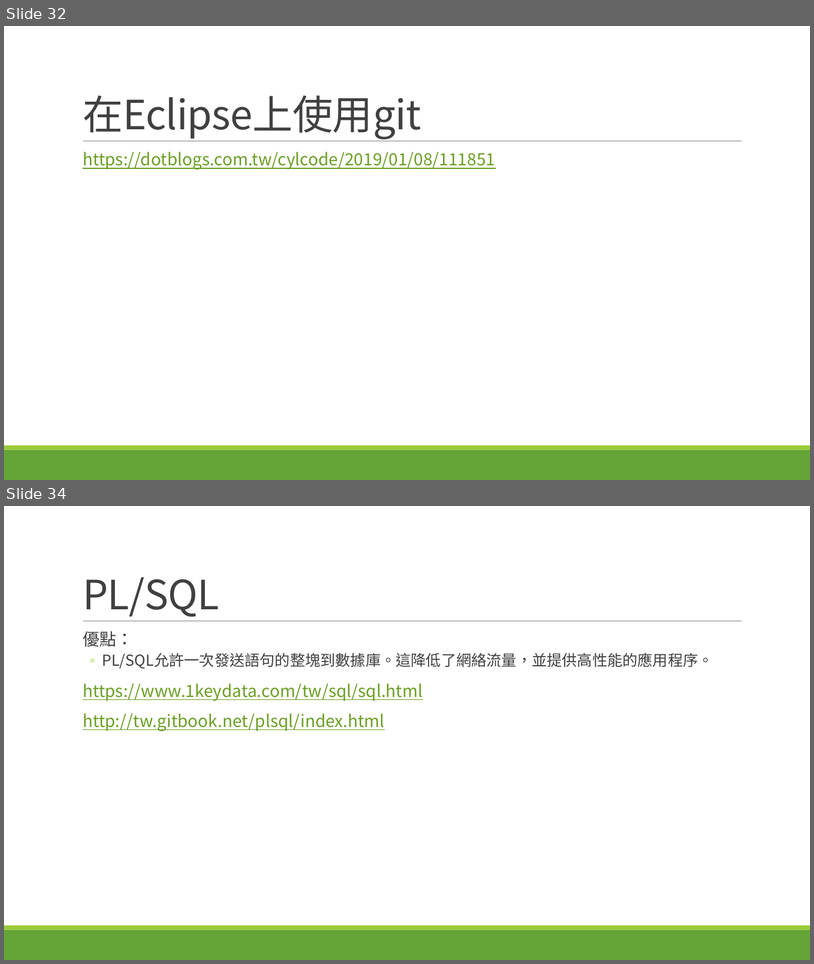
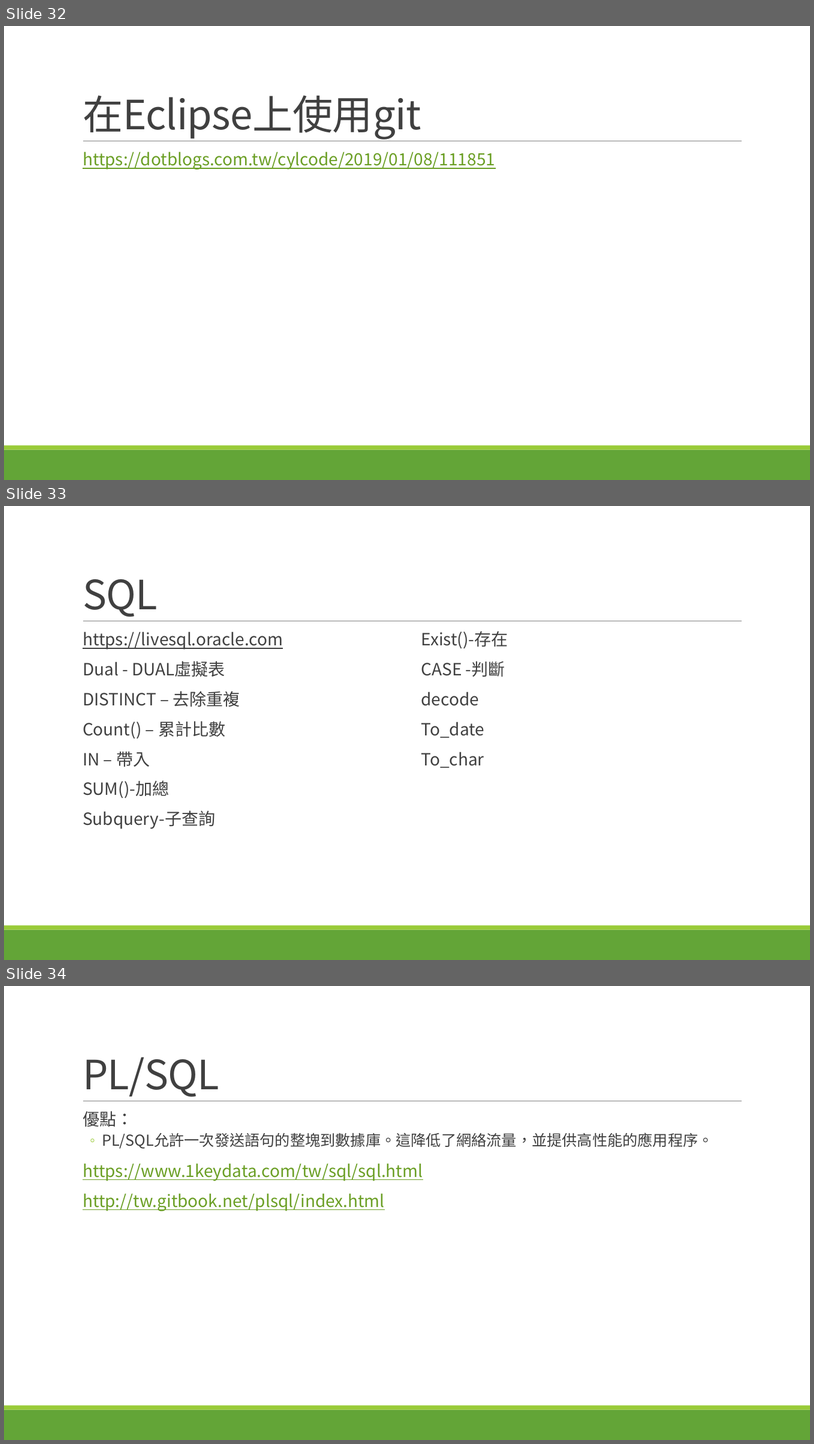
Before and after one commit to itmrchow/git-Eclipse, a slide deck: git-Eclipse/WebContent/台壽CMS通路組專案簡介.pptx. Shown one above the other, each under a label of ours: slides 32 and 34 before the commit, slides 32, 33 and 34 after it; the slides between them are not shown. The pictures are 814x964 and 814x1444 pixels, drawn with LibreOffice and Linux fonts; fonts in the diff are those of the drawing. Boxes give left, top, right and bottom in pixels: in the first picture for what was removed or moved away, otherwise in the second. Text is boxed around its words. In the diff, an @@ line names an element or a change of style, - is before the commit and + after.

```diff
--- a/git-Eclipse/WebContent/台壽CMS通路組專案簡介.pptx
+++ b/git-Eclipse/WebContent/台壽CMS通路組專案簡介.pptx
@@ slide 33 added at (4, 506, 810, 960), background #FFFFFF; not listed: 3 template elements that a slide beside it also shows @@
@@ title added at (83, 579, 158, 617), 48 pt, text #404040 @@
+SQL
@@ text added at (83, 631, 283, 829), 20 pt, text #404040 @@
+  https://livesql.oracle.com
+  Dual - DUAL虛擬表
+  DISTINCT – 去除重複
+  Count() – 累計比數
+  IN – 帶入
+  SUM()-加總
+  Subquery-子查詢
@@ text added at (422, 631, 509, 768), 20 pt, text #404040 @@
+  Exist()-存在
+  CASE -判斷
+  decode
+  To_date
+  To_char
```
Also in this commit, not shown: 1 slide changed, 1 slide removed.
